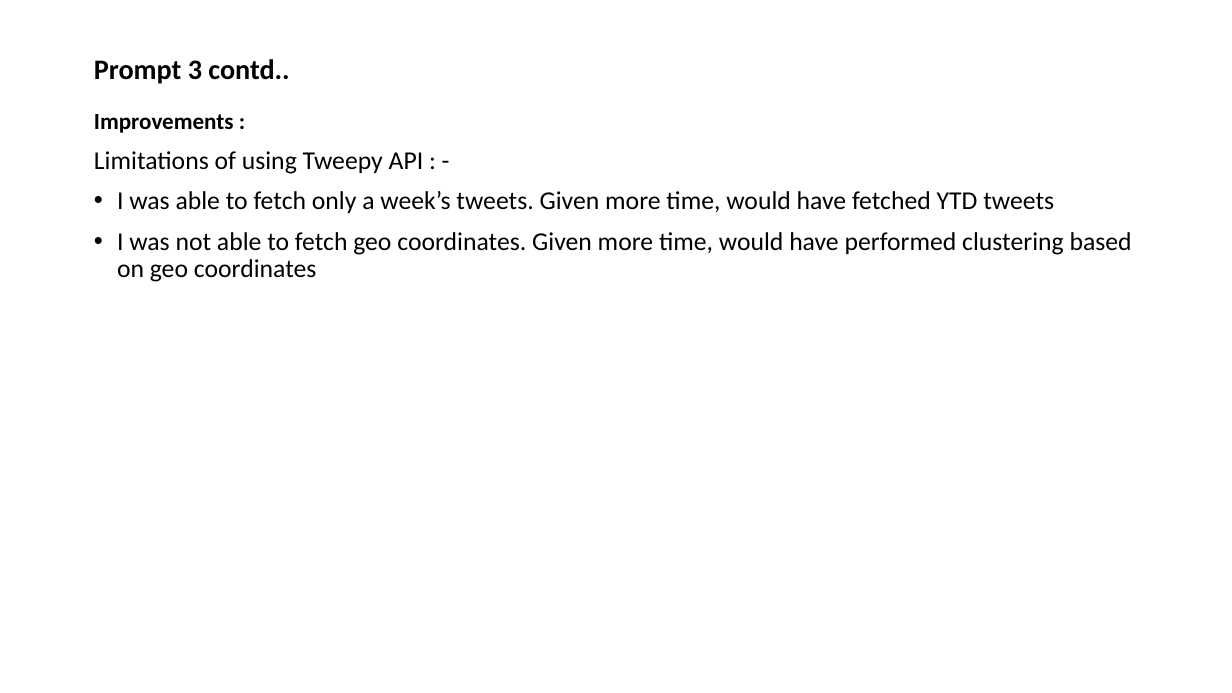
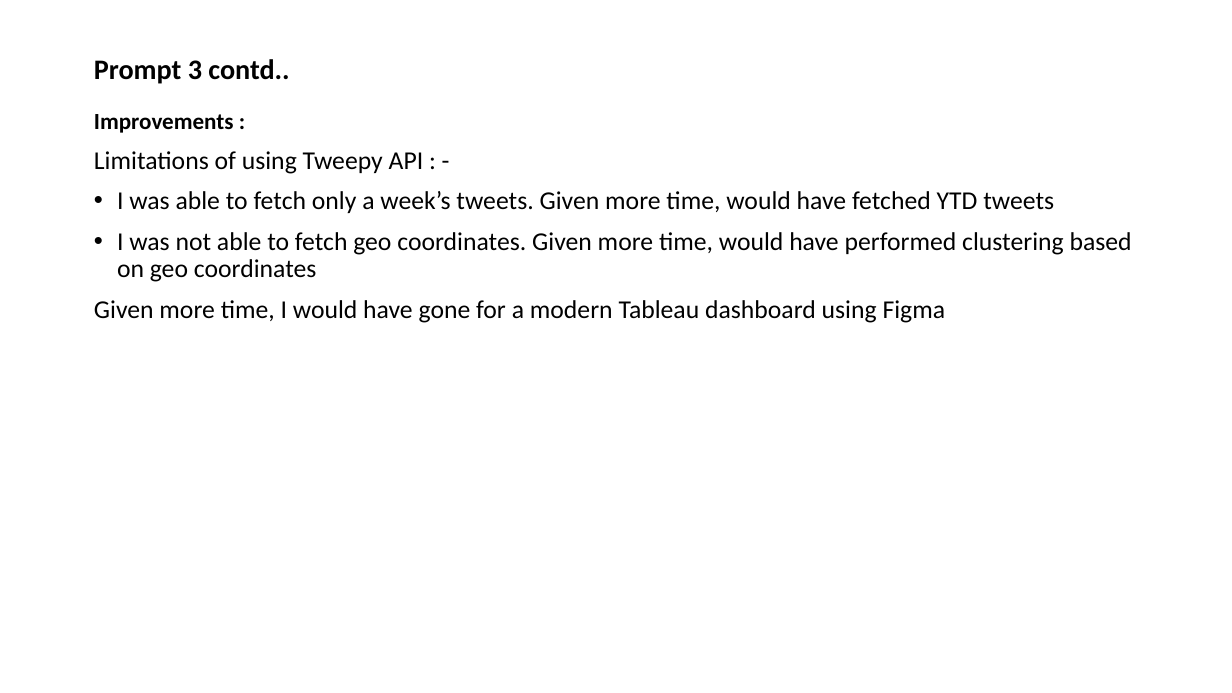
Before and after one commit to swarna-rk/NFTs, a slide deck: slide 6 of Swarna_NFT_ANALYTICS_SKILLS_TEST_03.pptx. Drawn at 1232x693 pixels with LibreOffice and Linux fonts; fonts in the diff are those of the drawing. Boxes give left, top, right and bottom in pixels: in the first picture for what was removed or moved away, otherwise in the second. Text is boxed around its words. In the diff, an @@ line names an element or a change of style, - is before the commit and + after.

```diff
--- a/Swarna_NFT_ANALYTICS_SKILLS_TEST_03.pptx
+++ b/Swarna_NFT_ANALYTICS_SKILLS_TEST_03.pptx
@@ text at (94,300,946,323): paragraph added @@
+Given more time, I would have gone for a modern Tableau dashboard using Figma
```
Also in this commit, not shown: 1 other slide changed, 1 other file.
